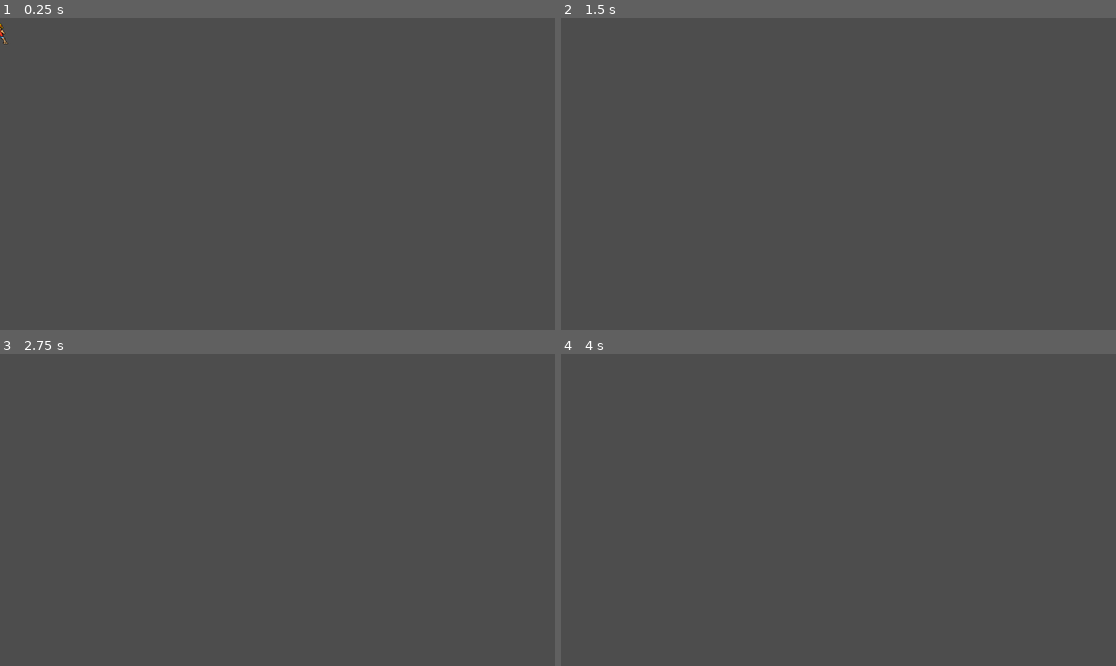
Above: before the commit, frames 1-4 (two rows, left to right).
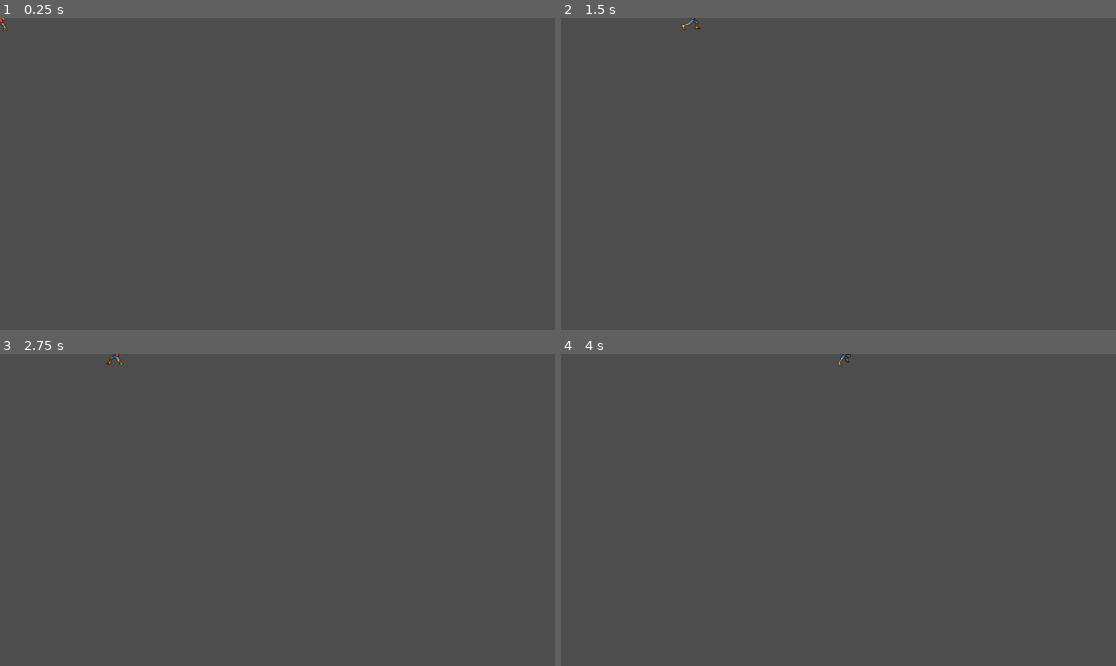
Above: after the commit, the same moments.

Repository: Treforis/Main-game
Game: Godot game, scene res://Character/luffy__body.tscn
Two runs of this game, one before a commit and one after it. Both use one fixed random seed, a clock stepped at 60 frames per second and the inputs below.
Inputs (mouse positions are in pixels of both pictures, inside the frame that each line leads up to):
- Up to frame 1 (0.25 s): no input
- Up to frame 2 (1.5 s): tap Enter at 0.5 s; move the mouse to (960, 158) at 0.52 s; hold D (right) from 0.53 s (still down); click (960, 158) at 0.6 s; tap Space (jump) at 0.77, 0.8, 1.07, 1.35 s; move the mouse to (727, 189) at 1.27 s
- Up to frame 3 (2.75 s): tap Space (jump) at 1.52, 1.82, 2.3 s; click (166, 525) at 1.55 s; move the mouse to (333, 441) at 2.02 s; release D (right) at 2.03 s; hold A (left) from 2.03 s (still down); click (333, 441) at 2.1 s
- Up to frame 4 (4 s): move the mouse to (810, 572) at 2.77 s; release A (left) at 2.78 s; hold D (right) from 2.78 s (still down); click (810, 572) at 2.85 s; tap Space (jump) at 3.02, 3.32, 3.6, 3.77 s; move the mouse to (1005, 556) at 3.52 s

The runs differ from the first frame. In frame 1, less than 0.1% of the frame differs, in the area x 0-2%, y 0-9%; in frame 2, less than 0.1%; in frame 3, less than 0.1%; in frame 4, less than 0.1%.

Commit message:
Punch hitbox + movement changes
punch hitbox moves from body outward and comes back and disappears after punch, added W and S movement and removed gravity

Diff:
--- a/Character/luffy__body.gd
+++ b/Character/luffy__body.gd
@@ -2,35 +2,53 @@
 
 @onready var animated_sprite = $AnimatedSprite2D
 @onready var punch_timer = $Punchtimer
+@onready var punch_hitbox = $PunchHitbox
+@onready var punch_shape = $PunchHitbox/CollisionShape2D
+@onready var body_hitbox = $CollisionShape2D
+
+
+var punch_offset := Vector2(30, 0) # how far the punch reaches (adjust to match facing direction)
+
 
 const SPEED = 300.0
-const JUMP_VELOCITY = -400.0
+
+func _ready():
+	punch_hitbox.monitoring = false
+	punch_hitbox.visible = false
+	body_hitbox.disabled = true
 
 func _physics_process(delta: float) -> void:
-	# Apply gravity
-	if not is_on_floor():
-		velocity += get_gravity() * delta
-
-	# Handle jumping
-	if Input.is_action_just_pressed("jump") and is_on_floor():
-		velocity.y = JUMP_VELOCITY
-
-	# Handle horizontal movement
-	var direction := Input.get_axis("left", "right")
-	if direction:
-		velocity.x = direction * SPEED
+	var direction_x := Input.get_axis("left", "right")
+	var direction_y := Input.get_axis("up", "down")
+	if direction_x:
+		velocity.x = direction_x * SPEED
 	else:
 		velocity.x = move_toward(velocity.x, 0, SPEED)
 
-	# Handle punch input (only if not already punching)
+	if direction_y:
+		velocity.y = direction_y * SPEED
+	else:
+		velocity.y = move_toward(velocity.y, 0, SPEED)
+
+	# Punch input
 	if Input.is_action_just_pressed("punch") and punch_timer.is_stopped():
 		animated_sprite.play("Punch")
 		punch_timer.start()
-		return # Skip other animation updates while punching
+		punch_shape.disabled = false
 
-	# Animation logic only when not punching
+		var flip = animated_sprite.flip_h
+		var offset = punch_offset
+		if flip:
+			offset = -punch_offset
+		punch_hitbox.position = -offset
+		punch_hitbox.monitoring = true
+		punch_hitbox.visible = true
+		return
+
 	if punch_timer.is_stopped():
-		if velocity.x != 0:
+		punch_shape.disabled = true
+		punch_hitbox.position = Vector2(0,0)
+		if velocity.x != 0 or velocity.y != 0:
 			animated_sprite.play("Running")
 			animated_sprite.flip_h = velocity.x > 0
 		else:
@@ -39,4 +57,6 @@
 	move_and_slide()
 
 func _on_PunchTimer_timeout():
+	punch_hitbox.monitoring = false
+	punch_hitbox.visible = false
 	animated_sprite.stop()
--- a/Character/luffy__body.tscn
+++ b/Character/luffy__body.tscn
@@ -273,6 +273,9 @@
 
 [sub_resource type="RectangleShape2D" id="RectangleShape2D_qt7mq"]
 size = Vector2(29, 42)
+
+[sub_resource type="RectangleShape2D" id="RectangleShape2D_meont"]
+size = Vector2(13, 14)
 
 [node name="Luffy _Body" type="CharacterBody2D"]
 script = ExtResource("1_nfyly")
@@ -288,3 +291,9 @@
 [node name="Punchtimer" type="Timer" parent="."]
 wait_time = 1.25
 one_shot = true
+
+[node name="PunchHitbox" type="Area2D" parent="."]
+
+[node name="CollisionShape2D" type="CollisionShape2D" parent="PunchHitbox"]
+position = Vector2(0, -3)
+shape = SubResource("RectangleShape2D_meont")
--- a/map.tscn
+++ b/map.tscn
@@ -7,7 +7,7 @@
 [node name="Map" type="Node2D"]
 
 [node name="Luffy _Body" parent="." instance=ExtResource("1_agumf")]
-position = Vector2(576, 319)
+position = Vector2(574, 351)
 
 [node name="Camera2D" type="Camera2D" parent="Luffy _Body"]
 
@@ -16,3 +16,4 @@
 [node name="CollisionShape2D" type="CollisionShape2D" parent="Area2D"]
 position = Vector2(576, 441)
 shape = SubResource("WorldBoundaryShape2D_pawro")
+one_way_collision_margin = 1.2
--- a/project.godot
+++ b/project.godot
@@ -17,6 +17,16 @@
 
 [input]
 
+up={
+"deadzone": 0.5,
+"events": [Object(InputEventKey,"resource_local_to_scene":false,"resource_name":"","device":-1,"window_id":0,"alt_pressed":false,"shift_pressed":false,"ctrl_pressed":false,"meta_pressed":false,"pressed":false,"keycode":0,"physical_keycode":87,"key_label":0,"unicode":119,"location":0,"echo":false,"script":null)
+]
+}
+down={
+"deadzone": 0.5,
+"events": [Object(InputEventKey,"resource_local_to_scene":false,"resource_name":"","device":-1,"window_id":0,"alt_pressed":false,"shift_pressed":false,"ctrl_pressed":false,"meta_pressed":false,"pressed":false,"keycode":0,"physical_keycode":83,"key_label":0,"unicode":115,"location":0,"echo":false,"script":null)
+]
+}
 left={
 "deadzone": 0.5,
 "events": [Object(InputEventKey,"resource_local_to_scene":false,"resource_name":"","device":-1,"window_id":0,"alt_press …(191 unchanged characters)…
Not shown: 1 places in Character/luffy__body.tscn that only renumber resources
